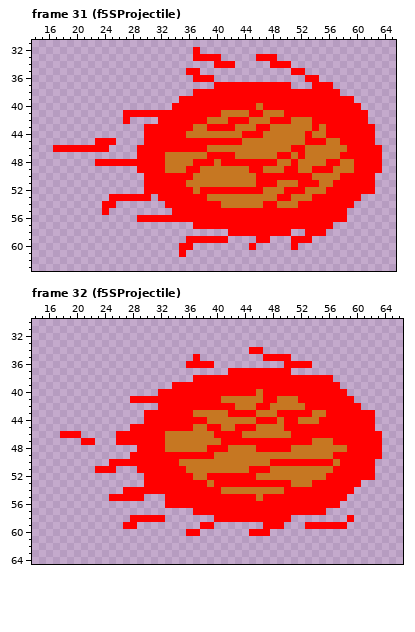
Two states of a pixel-art file, Skeleton2.aseprite. That is the earlier state.
100x100 pixels, 47 frames. Shown: frame 31 (f5SProjectile): x 14..65, y 31..63; frame 32 (f5SProjectile): x 14..66, y 30..64. The commit also changed other frames, which this record leaves out.
The same view after the edit:
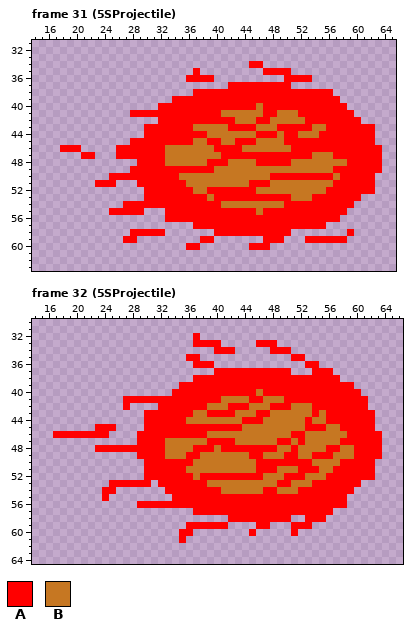
Palette (. is transparent): A #ff0000  B #c67722
Edits made:
layer "fireVFX" added
layer "VFX" removed
Changed rows in their new state; - is an unchanged pixel.
Frame 31 (5SProjectile):
first column x 17:
32 --------------------.------------------------
33 --------------------....-----...-------------
34 -----------------------...--AA-...-----------
35 -------------------.----------AAAA..---------
36 -------------------A-------------AAA-.-------
37 -----------------------..------------...-----
38 ----------------------------------------.----
39 -----------------A-----------------------..--
40 ---------------AA-------------------------..-
41 ----------.-----------------BBAA-BB--------..
42 ----------.-----------AAA-BB-AABBB--A-------.
43 ----------------------BBB-AAABB-AAAAAB-------
44 -------------------AAA-----BB-AA-AA-B-A------
45 ------...--AA-------BB--BB-AA----AAA---AA----
46 .---....-AAA----BBBBBB-AAAA---------AAAAAA---
47 ----AA---AAA----------BB--AAAAAA--A-A---A----
48 ------......--------BB-A-BBBB---AAB----BB-A--
49 -----------A----AAA--AA-----BB---BB--BBBAAA--
50 --------AAAAA-----BB---------BB------AAA-----
51 ------AAA---A---------------A--B---BBB-------
52 ---------------------B-------B---BBB---------
53 --------.....-A--------AAAAAAAAA-------------
54 -------..-AAAAAA--------------BB-AA----------
55 -------.AAAAA---A------------B---------------
56 ------------....-------------------------.---
57 ---------------------------------------.-----
58 -----------AAAAA-------AA-----------...---A--
59 ----------AA-------..--..----.-AA-..-AAAAA---
60 ------------------.-A--------AA---.----------
61 ------------------.--------------------------
Frame 32 (5SProjectile):
first column x 17:
32 --------------------A------------------------
33 --------------------AAAA-----AAA-------------
34 -----------------------AAA--..-AAA-----------
35 -------------------A----------....AA---------
36 -------------------.-------------...-A-------
37 -----------------------AA------------AAA-----
38 ----------------------------------------A----
39 -----------------.-----------------------AA--
40 ---------------..-------------------------AA-
41 ----------A-----------------AABB-AA--------AA
42 ----------A-----------BBB-AA-BBAAA--B-------A
43 ----------------------AAA-BBBAA-BBBBBA-------
44 -------------------BBB-----AA-BB-BB-A-B------
45 ------AAA--..-------AA--AA-BB----BBB---BB----
46 A---AAAA-...----AAAAAA-BBBB---------BBBBBB---
47 ----..---...----------AA--BBBBBB--B-B---B----
48 ------AAAAAA--------AA-B-AAAA---BBA----AA-B--
49 -----------.----BBB--BB-----AA---AA--AAABBB--
50 --------.....-----AA---------AA------BBB-----
51 ------...---.---------------B--A---AAA-------
52 ---------------------A-------A---AAA---------
53 --------AAAAA-.--------BBBBBBBBB-------------
54 -------AA-......--------------AA-BB----------
55 -------A.....---.------------A---------------
56 ------------AAAA-------------------------A---
57 ---------------------------------------A-----
58 -----------.....-------..-----------AAA---.--
59 ----------..-------AA--AA----A-..-AA-.....---
60 ------------------A-.--------..---A----------
61 ------------------A--------------------------
